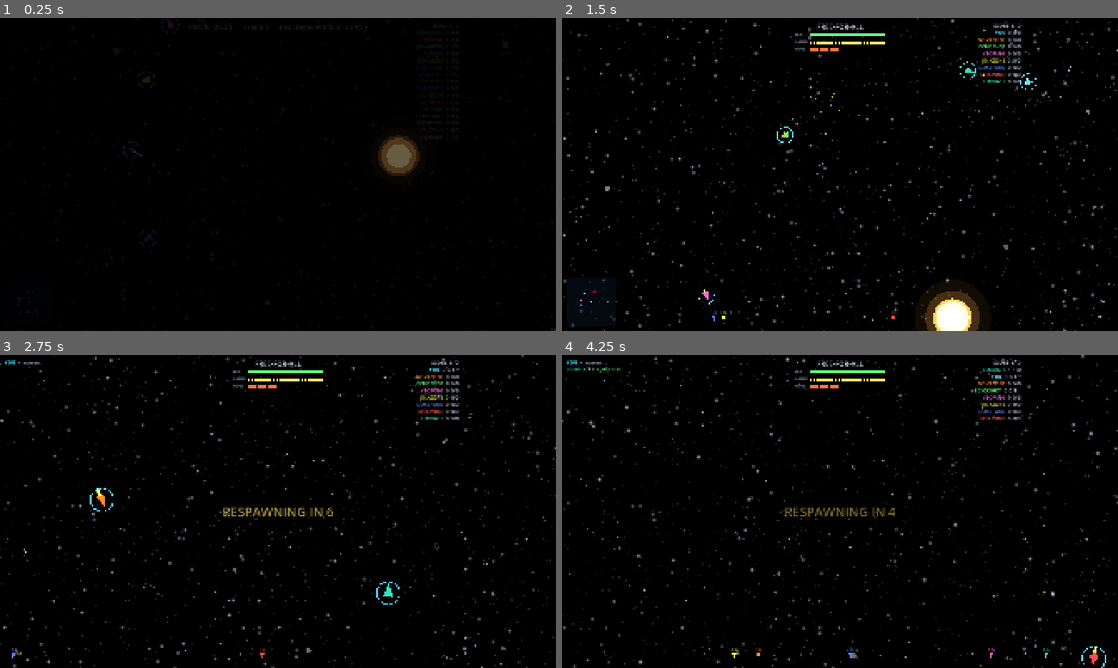
Above: before the commit, frames 1-4 (two rows, left to right).
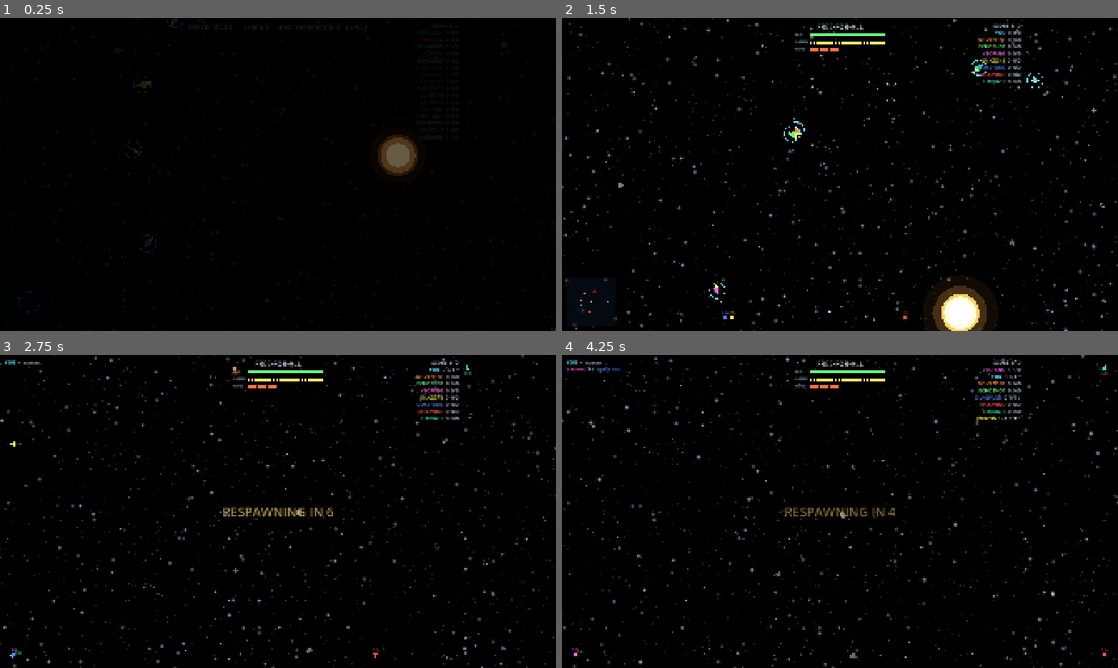
Above: after the commit, the same moments.

Repository: CryptoJones/XSpaceWar-AI
Game: Godot game, scene res://src/ui/main.tscn
Same seed, same stepped clock (60 frames per second), same inputs: the game is played once before the commit and once after it.
Inputs (mouse positions are in pixels of both pictures, inside the frame that each line leads up to):
- Up to frame 1 (0.25 s): no input
- Up to frame 2 (1.5 s): tap Enter at 0.5 s; move the mouse to (962, 158) at 0.52 s; hold D 0.53-1.25 s; tap Shift at 0.6 s; click (962, 158) at 0.67 s; tap Space at 0.77 s; click "PLAY — Skirmish vs AI" at 1.25 s
- Up to frame 3 (2.75 s): move the mouse to (166, 527) at 2.02 s; hold S from 2.03 s (still down); tap M at 2.1 s; tap Space at 2.27 s
- Up to frame 4 (4.25 s): move the mouse to (895, 442) at 2.77 s; release S at 2.78 s; hold D 2.78-3.53 s; hold Enter 2.78-3.53 s; move the mouse to (812, 574) at 3.52 s; hold W from 3.53 s (still down); tap P at 3.6 s; click (812, 574) at 3.67 s; tap Space at 3.77 s

The runs differ from the first frame. In frame 1, 0.4% of the frame differs, in the area x 5-76%, y 0-92%; in frame 2, 4.5%, in the area x 0-100%, y 0-100%; in frame 3, 0.3%; in frame 4, 0.8%.

Commit message:
AI temperament: per-pilot roam (1-100) and aggression (1-100)
Bots were swarming the star. Every pilot now rolls two temperament
dials (deterministic per match seed, so replays and net agree):

- roam: the preferred hunting ring around the star — 1 hugs the well,
  100 prowls out to 6x the spawn radius. With no target (or no appetite
  to chase) a pilot corrects back to ITS ring instead of spiraling into
  the gravity well — the fleet spreads across the whole playfield in
  hunter-killer fashion.
- aggression: 1 breaks and flees from any ship within 1500u, 100 chases
  relentlessly; chase appetite and thrust pressure scale between.
  Personality tilts the roll (brawlers run hotter).

Tests: deterministic rolls, roam spread (far-roamer vs star-hugger over
30 sim-seconds), flee heading; combat test pins temperament so it keeps
asserting combat. Screenshot tool updated for the boot flow and now
writes docs/screenshot-{splash,menu,gameplay}.png for the README.

Co-Authored-By: Claude Fable 5 <noreply@anthropic.com>

Diff:
--- a/src/gameplay/ai/bot_controller.gd
+++ b/src/gameplay/ai/bot_controller.gd
@@ -37,6 +37,12 @@
 var ship_id: int
 var difficulty: int = Difficulty.VETERAN
 var personality: int = Personality.BRAWLER
+## 1..100: where this pilot prefers to hunt — 1 hugs the star, 100 prowls
+## the far edges. Every bot rolls its own, so the fleet spreads out instead
+## of swarming the gravity well.
+var roam := 50
+## 1..100: 1 flees from other ships, 100 hunts them relentlessly.
+var aggression := 70
 var _p: Dictionary
 var _preferred_range := 520.0
 var _fire_range := 1400.0
@@ -53,7 +59,7 @@
 var _aim_noise: float = 0.0
 
 func _init(p_world: SimWorld, p_ship_id: int, p_difficulty: int = Difficulty.VETERAN,
-		p_personality := -1) -> void:
+		p_personality := -1, p_roam := -1, p_aggression := -1) -> void:
 	world = p_world
 	ship_id = p_ship_id
 	difficulty = p_difficulty
@@ -64,12 +70,18 @@
 	personality = personality_for(pseed) if p_personality < 0 else p_personality
 	var pp: Dictionary = PERSONALITIES[personality]
 	_p = (PRESETS[difficulty] as Dictionary).duplicate()
-	_p["aggression"] = clampf(float(_p["aggression"]) * float(pp["aggr"]), 0.0, 1.0)
 	_p["fire_cone"] = float(_p["fire_cone"]) * float(pp["cone"])
 	_p["panic"] = float(_p["panic"]) * float(pp["panic"])
 	_preferred_range = float(pp["range"])
 	_fire_range = float(pp["fire_range"])
 	_sling = float(pp["sling"])
+
+	# Per-pilot temperament rolls (deterministic from the match seed) —
+	# personality tilts the aggression roll rather than overriding it.
+	roam = _rng.randi_range(1, 100) if p_roam < 0 else clampi(p_roam, 1, 100)
+	aggression = _rng.randi_range(1, 100) if p_aggression < 0 else clampi(p_aggression, 1, 100)
+	if p_aggression < 0:
+		aggression = clampi(int(float(aggression) * float(pp["aggr"])), 1, 100)
 
 static func difficulty_from_name(n: String) -> int:
 	match n.to_lower():
@@ -165,6 +177,12 @@
 			if (ship.pos + ship.vel * t).distance_to(m.pos + m.vel * t) < margin:
 				return m
 	return null
+
+## This pilot's preferred hunting ring radius around the star.
+func _roam_radius(star_r: float) -> float:
+	var r_min := star_r + 500.0
+	var r_max := world.config.spawn_orbit_radius * 6.0
+	return lerpf(r_min, r_max, float(roam - 1) / 99.0)
 
 ## A nearby pickup worth detouring for (only when actually short on it).
 func _wanted_pickup(ship: SimShip) -> SimPickup:
@@ -220,10 +238,23 @@
 		_want_thrust = true
 		return
 
-	# 1.5) Logistics: detour to a nearby supply drop when we're short — but
+	var aggr := float(aggression - 1) / 99.0
+	var target := world.ship_by_id(_target_id)
+
+	# 1.6) Fear: timid pilots run FROM ships. The less aggressive, the larger
+	# the radius at which they break and flee (still snapping off shots when
+	# their nose happens to cross someone — see _apply).
+	if target != null:
+		var dist_t := ship.pos.distance_to(target.pos)
+		var flee_r := lerpf(1500.0, 0.0, aggr)
+		if dist_t < flee_r:
+			_want_angle = (ship.pos - target.pos).angle() + _aim_noise
+			_want_thrust = true
+			return
+
+	# 1.7) Logistics: detour to a nearby supply drop when we're short — but
 	# never abandon an enemy already inside firing range. Fighting > shopping.
-	var tgt_now := world.ship_by_id(_target_id)
-	if tgt_now == null or ship.pos.distance_to(tgt_now.pos) > _fire_range:
+	if target == null or ship.pos.distance_to(target.pos) > _fire_range:
 		var want_pickup := _wanted_pickup(ship)
 		if want_pickup != null:
 			var lead := want_pickup.pos + want_pickup.vel * 0.4 - ship.pos
@@ -231,11 +262,23 @@
 			_want_thrust = true
 			return
 
-	var target := world.ship_by_id(_target_id)
-	if target == null:
-		# No enemy: hold a gentle prograde orbit (thrust along velocity).
-		_want_angle = ship.vel.angle()
-		_want_thrust = ship.vel.length() < 120.0
+	# 1.8) Hunter-killer patrol: every pilot has a preferred ring around the
+	# star (roam 1 = hug it, 100 = prowl the far edges). With no target —
+	# or no appetite to chase — correct back to the ring instead of letting
+	# gravity swarm everyone into the well.
+	var chase := target != null and _rng.randf() < maxf(0.12, aggr)
+	if target == null or not chase:
+		var want_r := _roam_radius(star_r)
+		var dist_now := maxf(1.0, dist_star)
+		if absf(dist_now - want_r) > 280.0:
+			# Aim at a point on our ring, a little ahead of us angularly.
+			var dir := (ship.pos - star_pos) / dist_now
+			var ring_point := star_pos + dir.rotated(0.55) * want_r
+			_want_angle = (ring_point - ship.pos).angle()
+			_want_thrust = true
+		else:
+			_want_angle = ship.vel.angle()
+			_want_thrust = ship.vel.length() < 120.0
 		return
 
 	# 2) Lead-aim: predict intercept accounting for relative velocity.
@@ -254,7 +297,7 @@
 	if _sling > 0.0 and dist > _preferred_range * 1.7 and primary != null:
 		var blended := aim.normalized().lerp((star_pos - ship.pos).normalized(), _sling)
 		_want_angle = blended.angle() + _aim_noise
-	_want_thrust = dist > _preferred_range and _rng.randf() < float(_p["aggression"])
+	_want_thrust = dist > _preferred_range and _rng.randf() < maxf(0.15, aggr)
 
 func _apply(ship: SimShip, dt: float) -> void:
 	# Steer toward the desired heading.
--- a/tests/run_tests.gd
+++ b/tests/run_tests.gd
@@ -26,6 +26,7 @@
 	_test_hull_generation()
 	_test_pick_duel()
 	_test_bot_character()
+	_test_ai_temperament()
 	_test_mines()
 	_test_pickups()
 	_test_match_stats()
@@ -188,12 +189,12 @@
 	var w := _make_world(2024)
 	var a := w.add_ship()
 	var b := w.add_ship()
-	# Pin both to BRAWLER so the assertion tests combat, not the luck of
-	# which personalities the seed deals (sniper-vs-sniper can stalemate).
+	# Pin personality AND temperament so the assertion tests combat, not the
+	# luck of the rolls (timid or far-roaming pilots can avoid each other).
 	var ba := BotController.new(w, a.id, BotController.Difficulty.ACE,
-		BotController.Personality.BRAWLER)
+		BotController.Personality.BRAWLER, 30, 95)
 	var bb := BotController.new(w, b.id, BotController.Difficulty.ACE,
-		BotController.Personality.BRAWLER)
+		BotController.Personality.BRAWLER, 30, 95)
 	var dt := w.config.fixed_dt
 	var torpedoes_fired := 0
 	for i in range(5400):  # ~90 simulated seconds
@@ -391,6 +392,62 @@
 	_check("avoidance: collision course is detected", hz == planet)
 	ship.vel = Vector2(-420, 0)
 	_check("avoidance: diverging course is clear", bot._imminent_hazard(ship) == null)
+
+func _test_ai_temperament() -> void:
+	# Rolls are deterministic per match seed + ship.
+	var w := _make_world(909)
+	var a := w.add_ship()
+	var b1 := BotController.new(w, a.id, BotController.Difficulty.ACE)
+	var b2 := BotController.new(w, a.id, BotController.Difficulty.ACE)
+	_check("ai: temperament rolls are deterministic",
+		b1.roam == b2.roam and b1.aggression == b2.aggression,
+		"roam %d/%d aggr %d/%d" % [b1.roam, b2.roam, b1.aggression, b2.aggression])
+
+	# Roam: a lone far-roamer (100) prowls way out; a star-hugger (1) stays
+	# near the well. 30 simulated seconds each, no enemies.
+	var dt := 1.0 / 60.0
+	var w1 := SimWorld.new(SimConfig.from_seed(5151))
+	ArenaGen.populate(w1, {"hazard": 0.0})
+	var s1 := w1.add_ship()
+	var far := BotController.new(w1, s1.id, BotController.Difficulty.ACE,
+		BotController.Personality.OPPORTUNIST, 100, 80)
+	for _i in range(1800):
+		far.update(dt)
+		w1.step()
+	var d_far := s1.pos.distance_to(w1.primary_body().pos)
+
+	var w2 := SimWorld.new(SimConfig.from_seed(5151))
+	ArenaGen.populate(w2, {"hazard": 0.0})
+	var s2 := w2.add_ship()
+	var hugger := BotController.new(w2, s2.id, BotController.Difficulty.ACE,
+		BotController.Personality.OPPORTUNIST, 1, 80)
+	for _i in range(1800):
+		hugger.update(dt)
+		w2.step()
+	var d_close := s2.pos.distance_to(w2.primary_body().pos)
+	_check("ai: roam spreads pilots (100 roams far, 1 hugs the star)",
+		d_far > w1.config.spawn_orbit_radius * 2.0 and d_close < d_far * 0.5,
+		"far=%.0f close=%.0f" % [d_far, d_close])
+
+	# Aggression 1 = flee: with an enemy 600 away, the desired heading points
+	# AWAY from it.
+	var cfg := SimConfig.from_seed(7)
+	cfg.wrap_edges = false
+	var w3 := SimWorld.new(cfg)
+	var sa := w3.add_ship()
+	var sb := w3.add_ship()
+	# Keep well away from the origin: with no star, the escape-the-star check
+	# treats (0,0) as the well and would override the flee heading.
+	sa.pos = Vector2(5000, 0)
+	sb.pos = Vector2(5600, 0)
+	var timid := BotController.new(w3, sa.id, BotController.Difficulty.ACE,
+		BotController.Personality.BRAWLER, 50, 1)
+	timid._acquire_target(sa)
+	timid._decide(sa)
+	var away := (sa.pos - sb.pos).normalized()
+	var want := Vector2(cos(timid._want_angle), sin(timid._want_angle))
+	_check("ai: aggression 1 flees from nearby ships", want.dot(away) > 0.4,
+		"dot=%.2f" % want.dot(away))
 
 func _test_mines() -> void:
 	var cfg := SimConfig.from_seed(11)
--- a/tests/screenshot.gd
+++ b/tests/screenshot.gd
@@ -1,10 +1,12 @@
 extends SceneTree
-## Visual verification: boot the main scene with a real renderer, capture the
-## menu over the Movie Mode attract, then hide the menu and capture pure
-## gameplay. Writes PNGs to /tmp.
+## Capture documentation screenshots into docs/ (requires a real display —
+## run this on a machine with a desktop, NOT --headless):
 ##
-## Run with (needs a working display, NOT --headless):
 ##   godot --path . --script res://tests/screenshot.gd
+##
+## Writes: docs/screenshot-menu.png (tabbed menu over the attract),
+##         docs/screenshot-gameplay.png (Movie Mode action),
+##         docs/screenshot-splash.png (controls splash).
 
 var _frames := 0
 
@@ -15,16 +17,24 @@
 
 func _on_frame() -> void:
 	_frames += 1
-	if _frames == 120:
-		_capture("/tmp/xspacewar_menu.png")
-		var main := root.get_node_or_null("Main")
-		if main != null:
-			main.set_menu_visible(false)
-	elif _frames == 420:
-		_capture("/tmp/xspacewar_movie.png")
+	var main := root.get_node_or_null("Main")
+	if main == null:
+		return
+	if _frames == 30:
+		main._end_credits()  # skip the boot roll for the captures
+	elif _frames == 150:
+		_capture("docs/screenshot-splash.png")
+		main._dismiss_splash()
+	elif _frames == 240:
+		_capture("docs/screenshot-menu.png")
+		main.set_menu_visible(false)
+	elif _frames == 700:
+		_capture("docs/screenshot-gameplay.png")
 		quit(0)
 
-func _capture(path: String) -> void:
+func _capture(rel_path: String) -> void:
 	var img := root.get_viewport().get_texture().get_image()
-	img.save_png(path)
-	print("saved ", path, " (", img.get_width(), "x", img.get_height(), ")")
+	var abs := ProjectSettings.globalize_path("res://" + rel_path)
+	DirAccess.make_dir_recursive_absolute(abs.get_base_dir())
+	img.save_png(abs)
+	print("saved %s (%dx%d)" % [rel_path, img.get_width(), img.get_height()])
